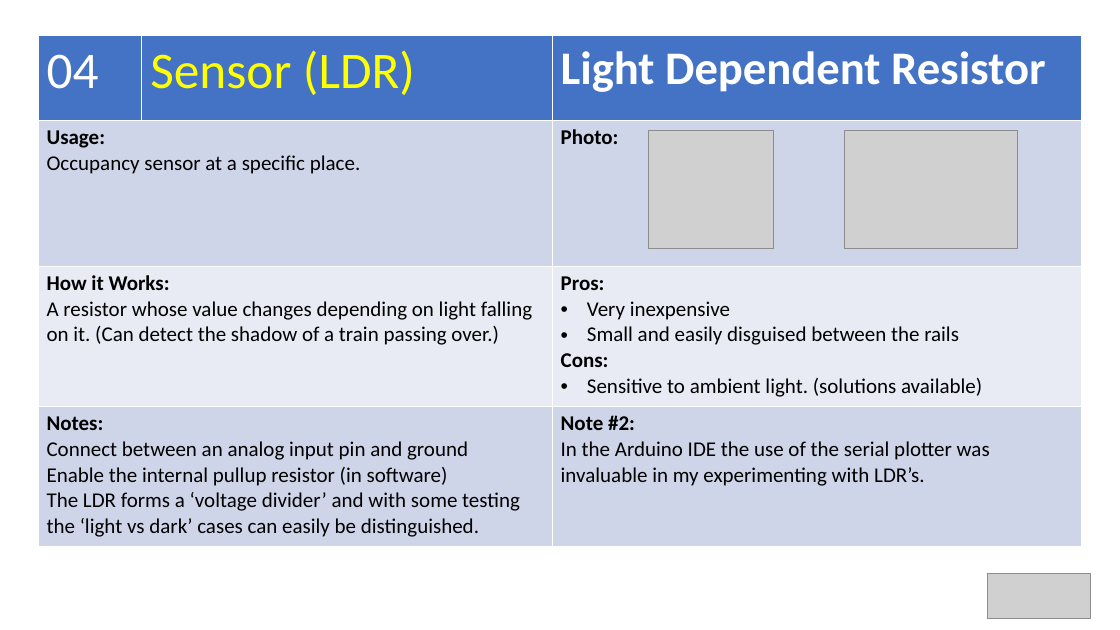
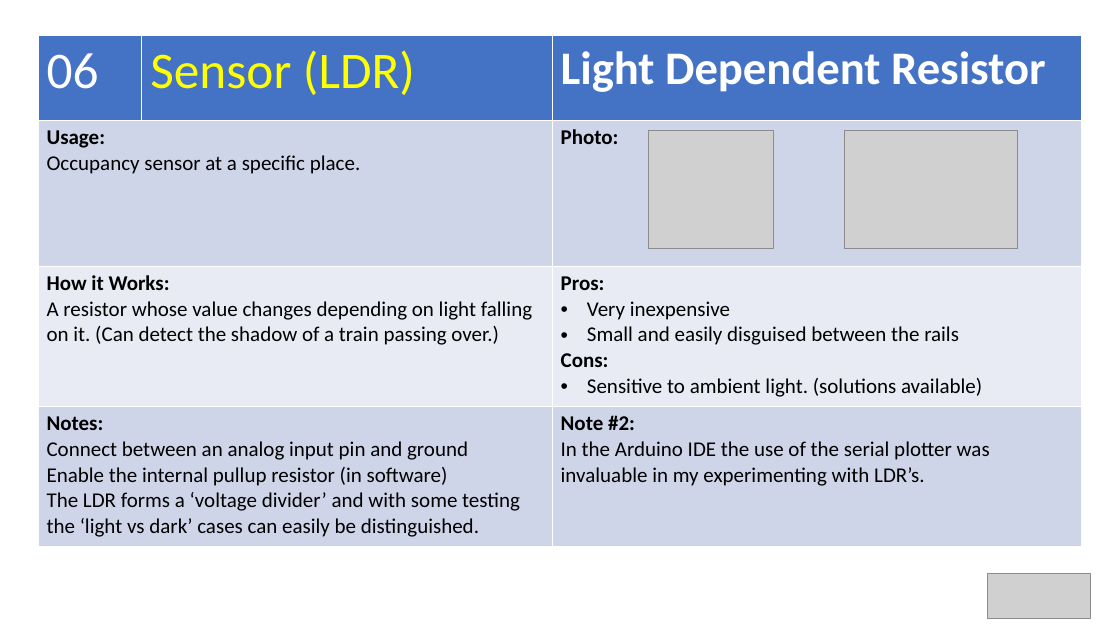
Before and after one commit to Alan-Lomax/MERG-SIG-Presentations, a slide deck: slide 18 of Arduino IO Compendium.pptx (slide 17 before the commit). Drawn at 1120x630 pixels with LibreOffice and Linux fonts; fonts in the diff are those of the drawing; grey boxes stand for pictures. Boxes give left, top, right and bottom in pixels: in the first picture for what was removed or moved away, otherwise in the second. Text is boxed around its words. In the diff, an @@ line names an element or a change of style, - is before the commit and + after.

```diff
--- a/Arduino IO Compendium.pptx
+++ b/Arduino IO Compendium.pptx
@@ table at [38,36,1081,547] @@
-row 1, column 1: 04
+row 1, column 1: 06
```
Also in this commit, not shown: 7 other slides changed, 1 slide added.
